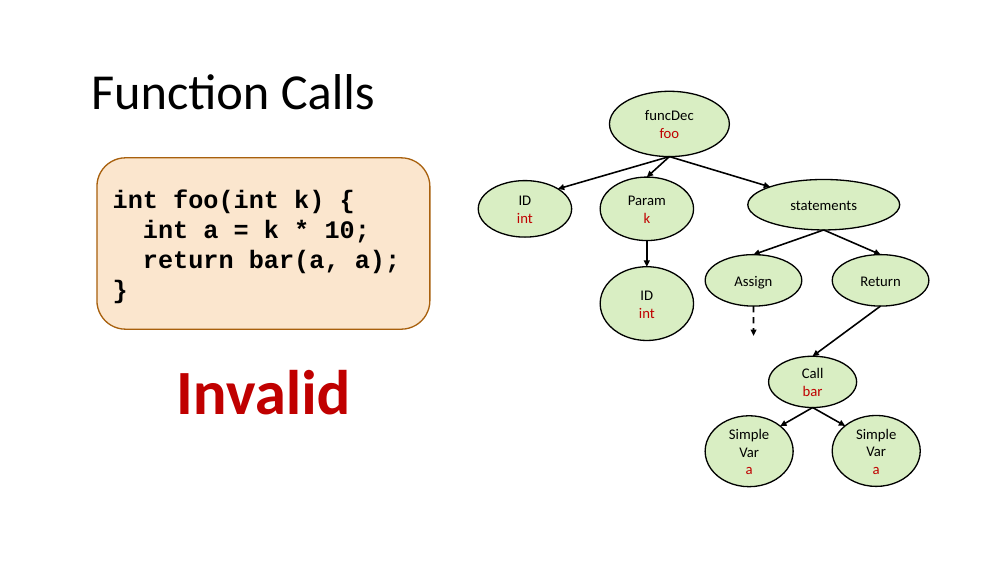
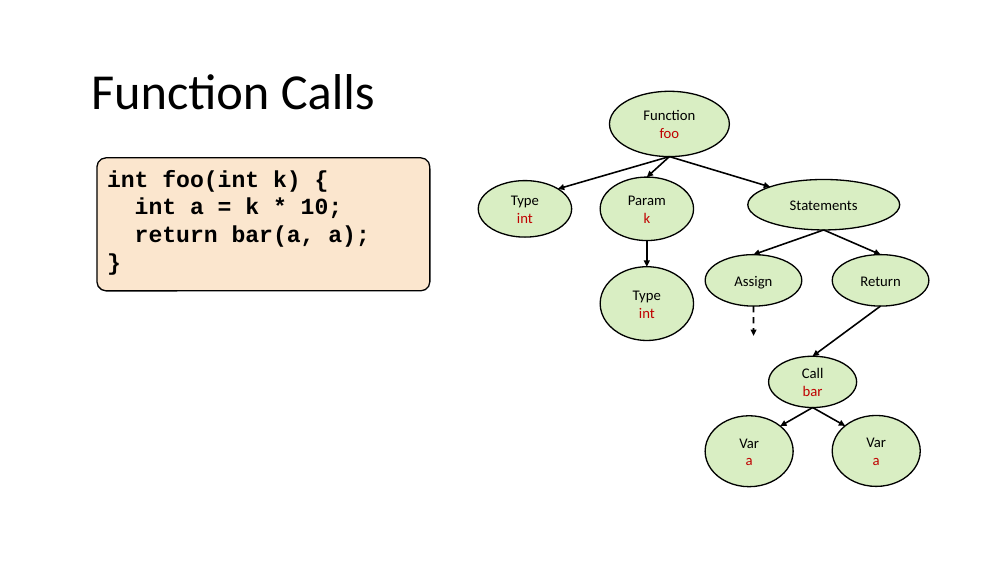
Before and after one commit to nivshani/compilation, a slide deck: slide 78 of slides/semantic.pptx (slide 79 before the commit). Drawn at 1008x567 pixels with LibreOffice and Linux fonts; fonts in the diff are those of the drawing. Boxes give left, top, right and bottom in pixels: in the first picture for what was removed or moved away, otherwise in the second. Text is boxed around its words. In the diff, an @@ line names an element or a change of style, - is before the commit and + after.

```diff
--- a/slides/semantic.pptx
+++ b/slides/semantic.pptx
@@ text in ellipse at [643,110,695,120]: text changed @@
-funcDec
+Function
@@ rounded rectangle "int foo(int k) {": place and size @@
-rounded rectangle "int foo(int k) {" at [97,158,430,330]
+rounded rectangle "int foo(int k) {" at [97,158,430,291]
@@ rounded rectangle "int foo(int k) {" at [97,158,430,291]: size 24 to 22 pt; vertical alignment middle to top; outline #A9610D 1.25 pt to #000000 1.25 pt; proportions changed @@
@@ text in ellipse at [511,195,539,208]: text changed @@
-ID
+Type
@@ text in ellipse at [790,200,858,210]: text changed @@
-statements
+Statements
@@ text in ellipse at [633,290,661,303]: text changed @@
-ID
+Type
@@ text removed at [176,369,350,415] @@
-Invalid
@@ text in ellipse at [729,428,769,442]: paragraph removed @@
-Simple
@@ text in ellipse at [856,428,896,442]: paragraph removed @@
-Simple
```
Also in this commit, not shown: 112 other slides changed, 2 slides added, 1 other file.
